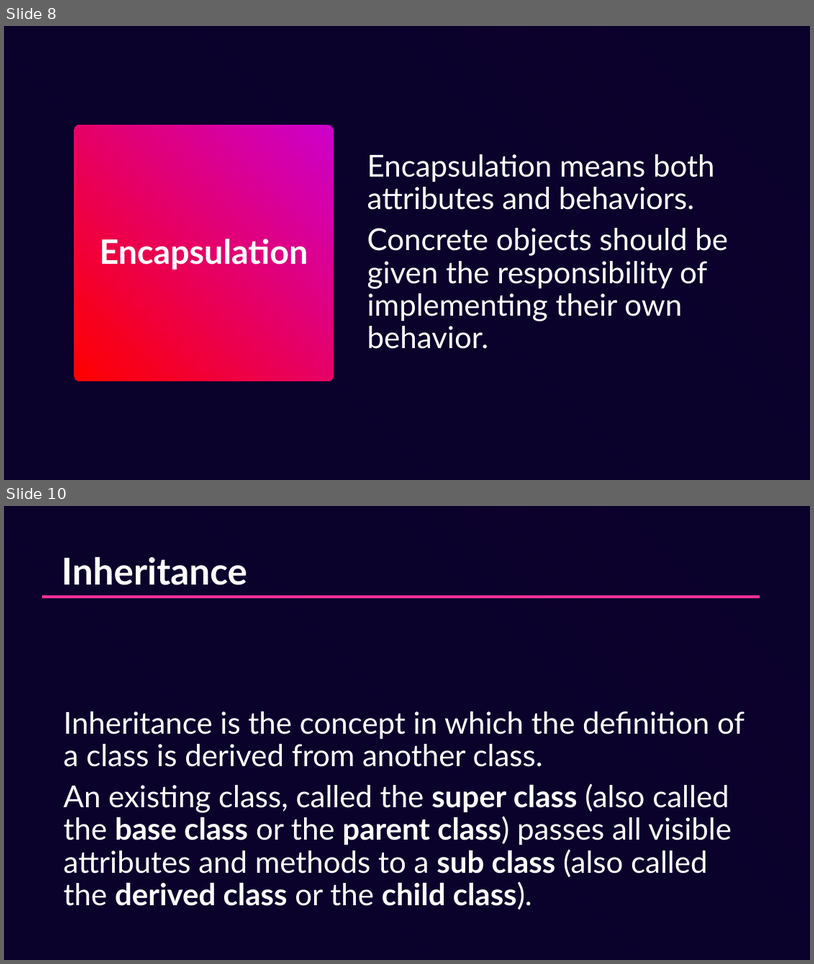
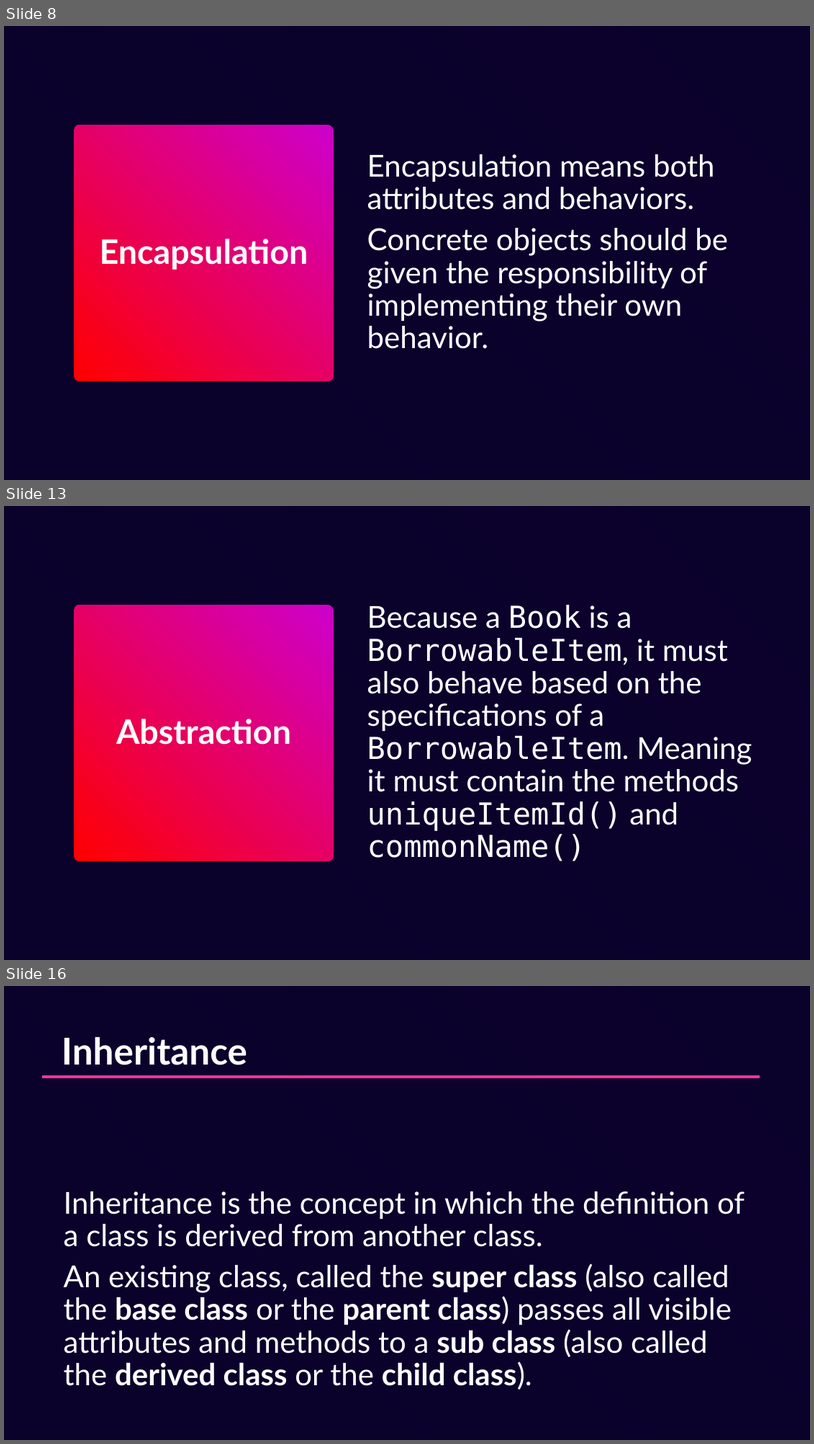
Before and after one commit to HowDoIGitHelp/CMSC23MDNotes, a slide deck: PPTs/Fundamental Concpets of OOP.pptx. Shown one above the other, each under a label of ours: slides 8 and 10 before the commit, slides 8, 13 and 16 after it; the slides between them are not shown. The pictures are 814x964 and 814x1444 pixels, drawn with LibreOffice and Linux fonts; fonts in the diff are those of the drawing; background and template pictures are left out. Boxes give left, top, right and bottom in pixels: in the first picture for what was removed or moved away, otherwise in the second. Text is boxed around its words. In the diff, an @@ line names an element or a change of style, - is before the commit and + after.

```diff
--- a/PPTs/Fundamental Concpets of OOP.pptx
+++ b/PPTs/Fundamental Concpets of OOP.pptx
@@ slide 13 added at (4, 506, 810, 960), background picture (left out); not listed: 2 template elements that a slide beside it also shows @@
@@ text added at (368, 605, 752, 861), 36 pt, text #FFFFFF @@
+Because a Book is a BorrowableItem, it must also behave based on the specifications of a BorrowableItem. Meaning it must contain the methods uniqueItemId() and commonName()
@@ title added at (116, 714, 291, 750), 40 pt, text #FFFFFF, bold @@
+Abstraction
@@ what was slide 10 is now slide 16 @@
```
Also in this commit, not shown: 3 slides changed, 5 other slides added, 8 other files.
